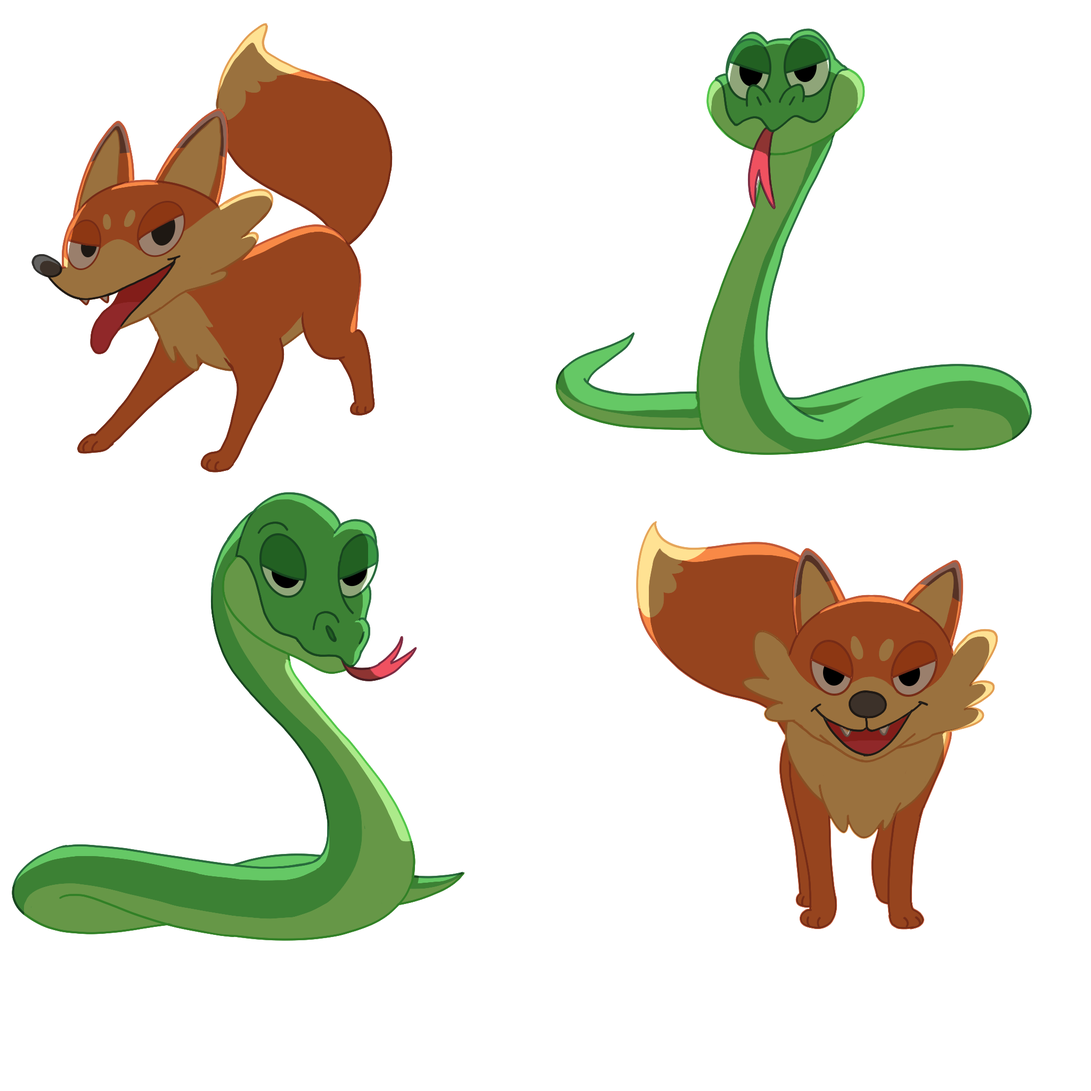
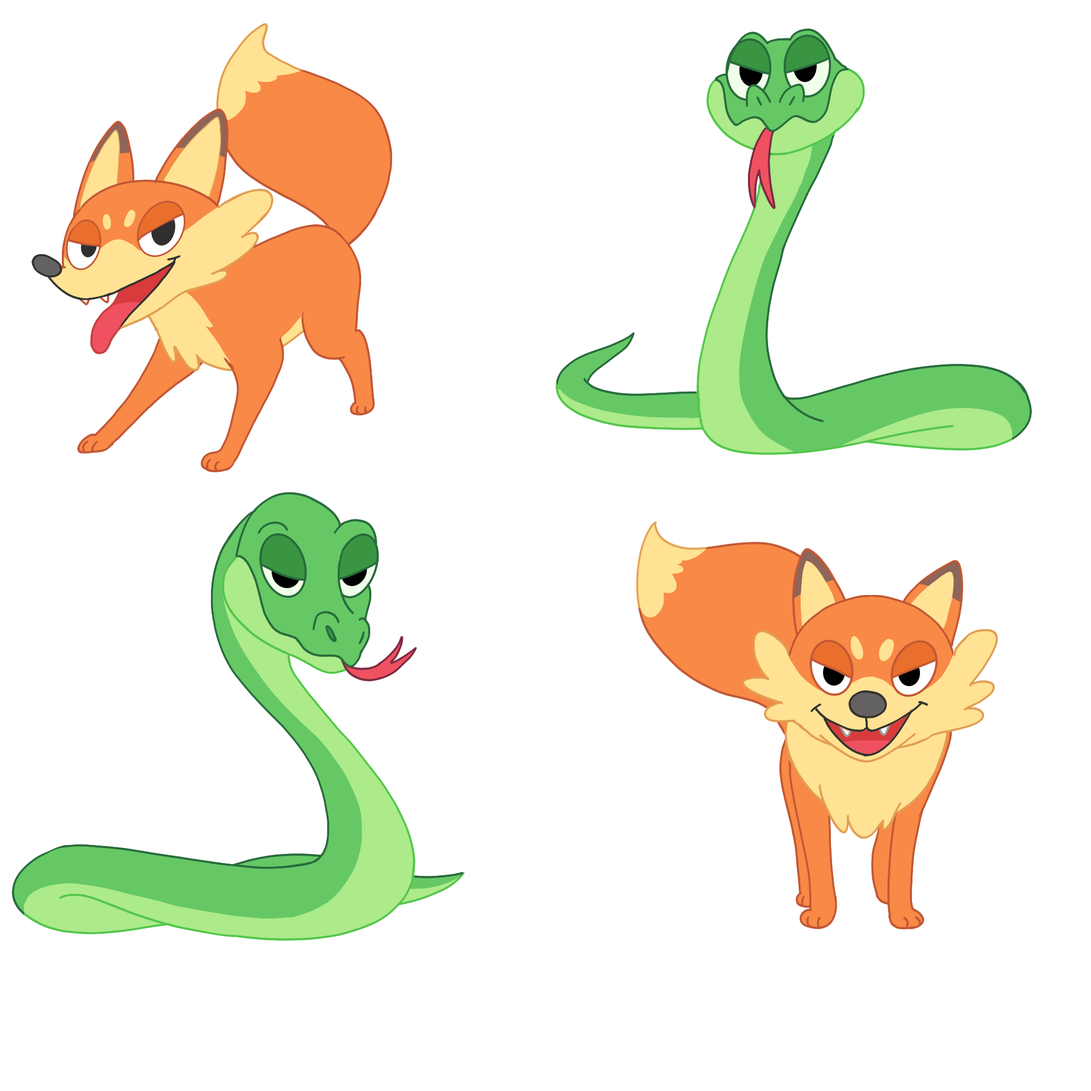
Comparing the layer stacks of the two (1091, 1091) images. Changes:
hid "Layer 79" over [39, 42, 393, 473]
hid "Layer 78" over [11, 499, 465, 942]
hid "Layer 77" over [555, 37, 1030, 456]
hid "Layer 76" over [649, 548, 990, 930]
